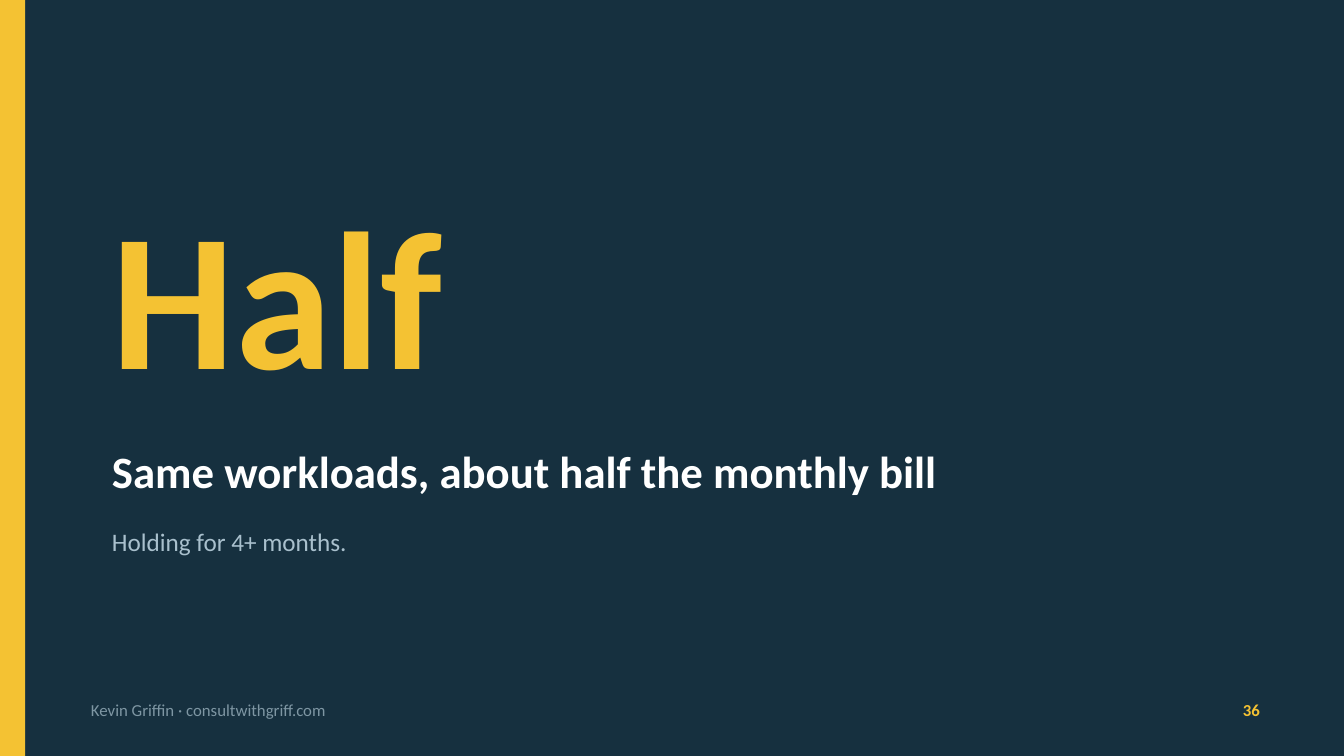
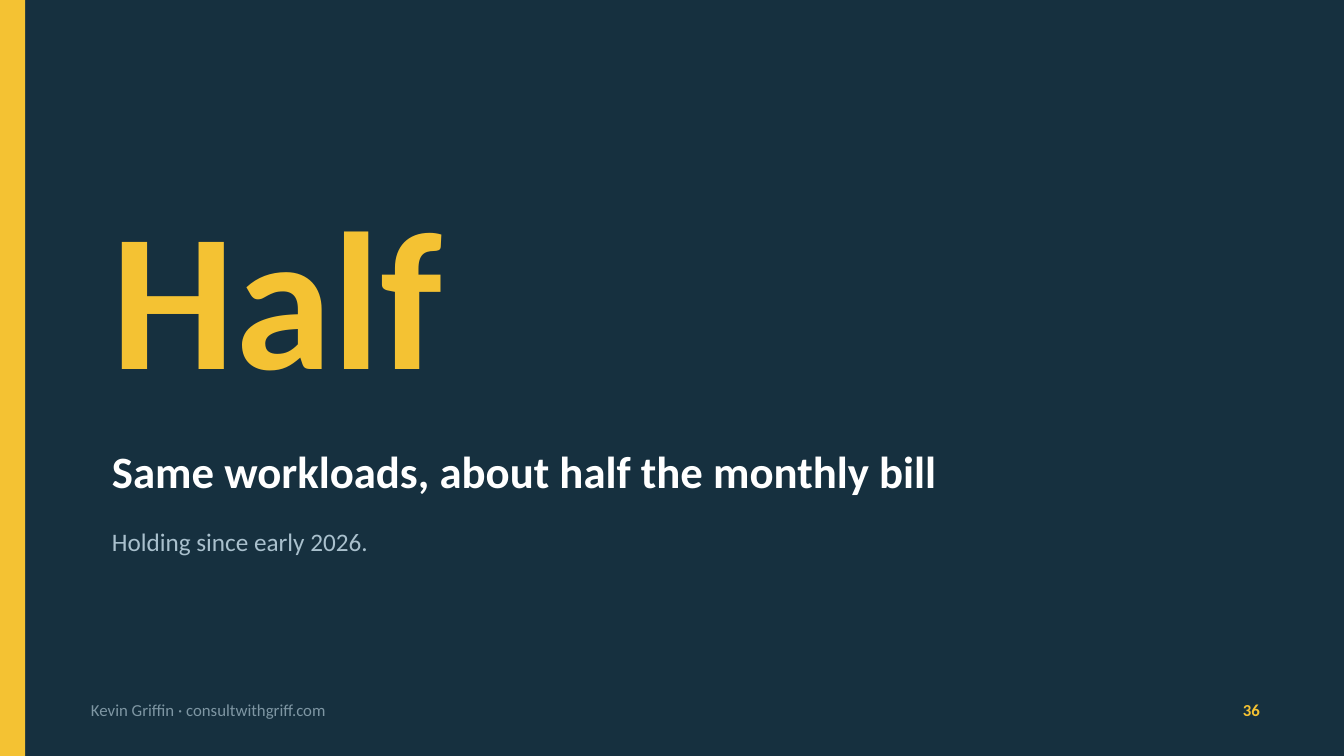
Before and after one commit to 1kevgriff/my-8000-serverless-mistake, a slide deck: slide 36 of slides/My $8000 Serverless Mistake v2.pptx. Drawn at 1344x756 pixels with LibreOffice and Linux fonts; fonts in the diff are those of the drawing. Boxes give left, top, right and bottom in pixels: in the first picture for what was removed or moved away, otherwise in the second. Text is boxed around its words. In the diff, an @@ line names an element or a change of style, - is before the commit and + after.

```diff
--- a/slides/My $8000 Serverless Mistake v2.pptx
+++ b/slides/My $8000 Serverless Mistake v2.pptx
@@ text at [112,533,367,556]: text changed @@
-Holding for 4+ months.
+Holding since early 2026.
```
Also in this commit, not shown: 1 other slide changed, 1 other file.
